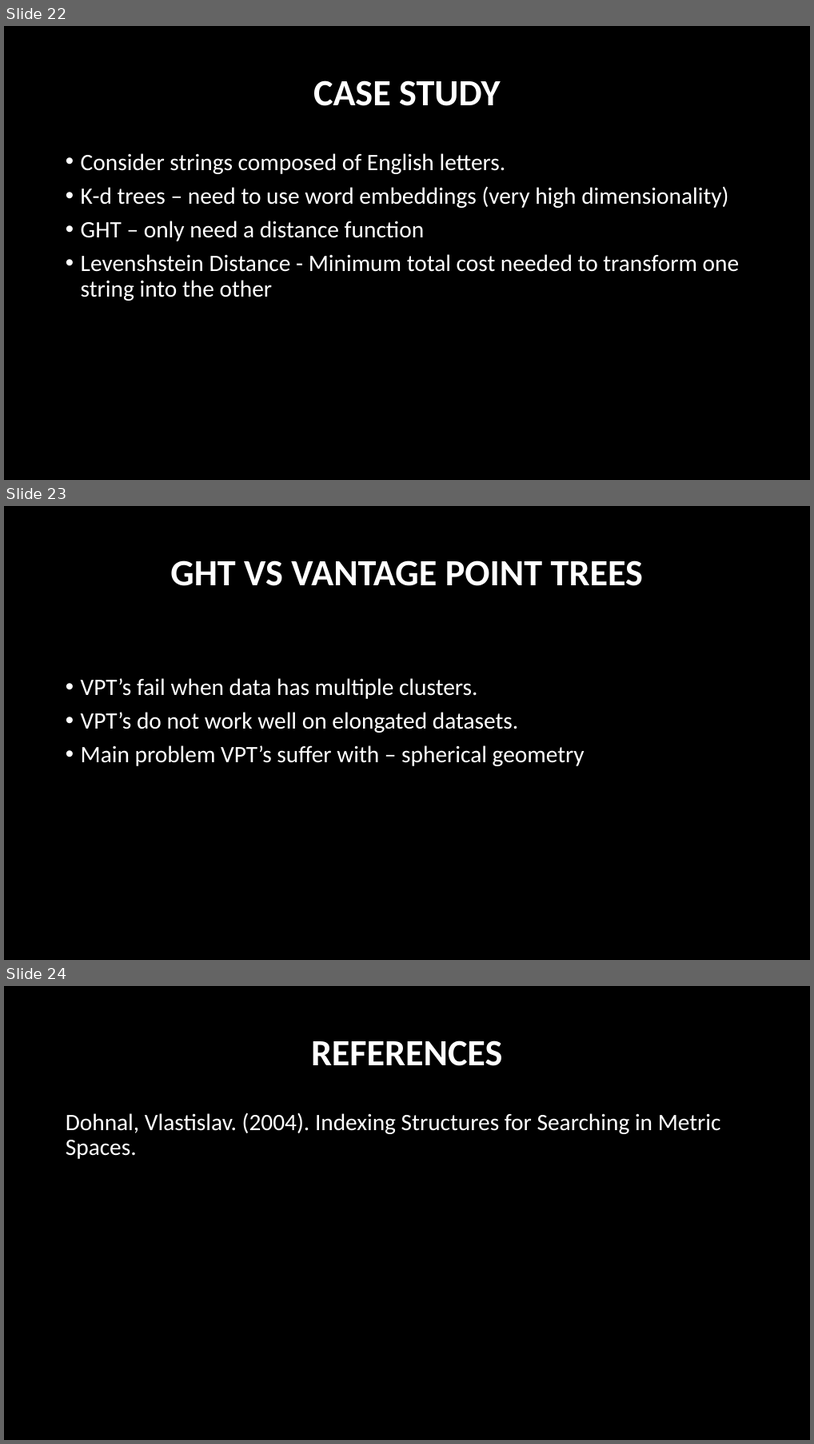
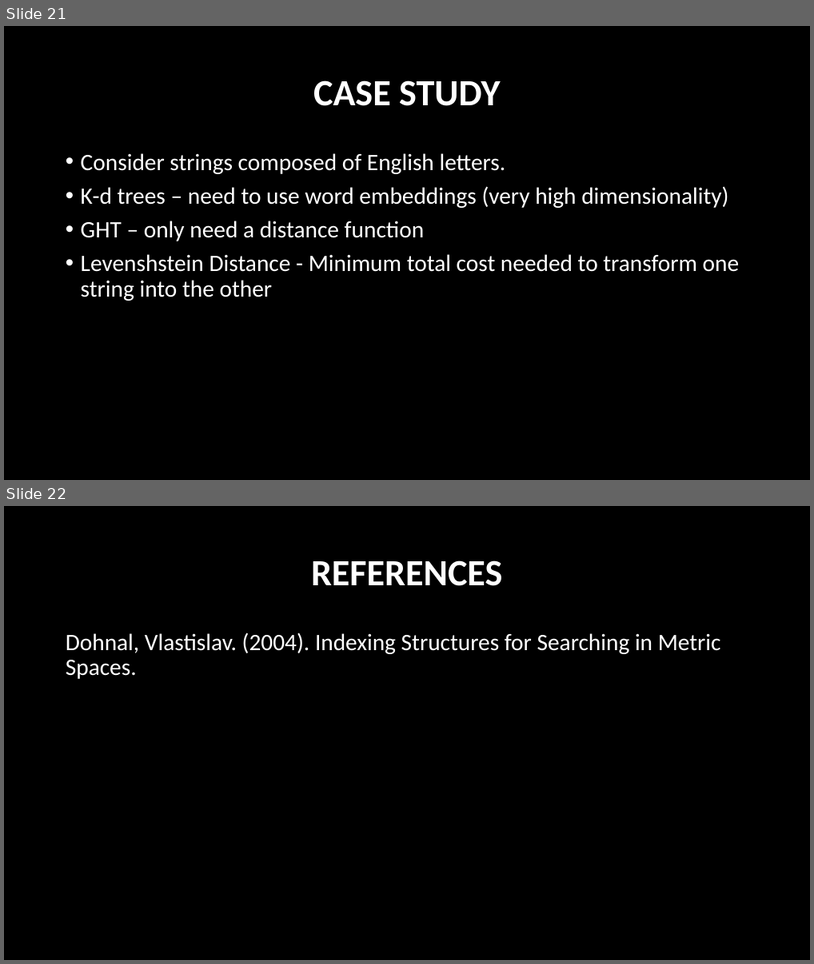
Before and after one commit to saranshikens/Searching-in-Metric-Spaces, a slide deck: Generalised_Hyperplane_Trees/Searching in Metric Spaces.pptx. Shown one above the other, each under a label of ours: slides 22, 23 and 24 before the commit, slides 21 and 22 after it. The pictures are 814x1444 and 814x964 pixels, drawn with LibreOffice and Linux fonts; fonts in the diff are those of the drawing. Boxes give left, top, right and bottom in pixels: in the first picture for what was removed or moved away, otherwise in the second. Text is boxed around its words. In the diff, an @@ line names an element or a change of style, - is before the commit and + after.

Commit message:
presentation

```diff
--- a/Generalised_Hyperplane_Trees/Searching in Metric Spaces.pptx
+++ b/Generalised_Hyperplane_Trees/Searching in Metric Spaces.pptx
@@ slide 23 removed at (4,506,810,960), background #000000 @@
@@ title removed at (170,560,643,586) @@
-GHT VS VANTAGE POINT TREES
@@ text removed at (81,678,585,766) @@
-• VPT’s fail when data has multiple clusters.
-• VPT’s do not work well on elongated datasets.
-• Main problem VPT’s suffer with – spherical geometry
@@ what was slide 22 is now slide 21 @@
@@ what was slide 24 is now slide 22 @@
```
Also in this commit, not shown: 1 slide changed, 1 other slide removed.
